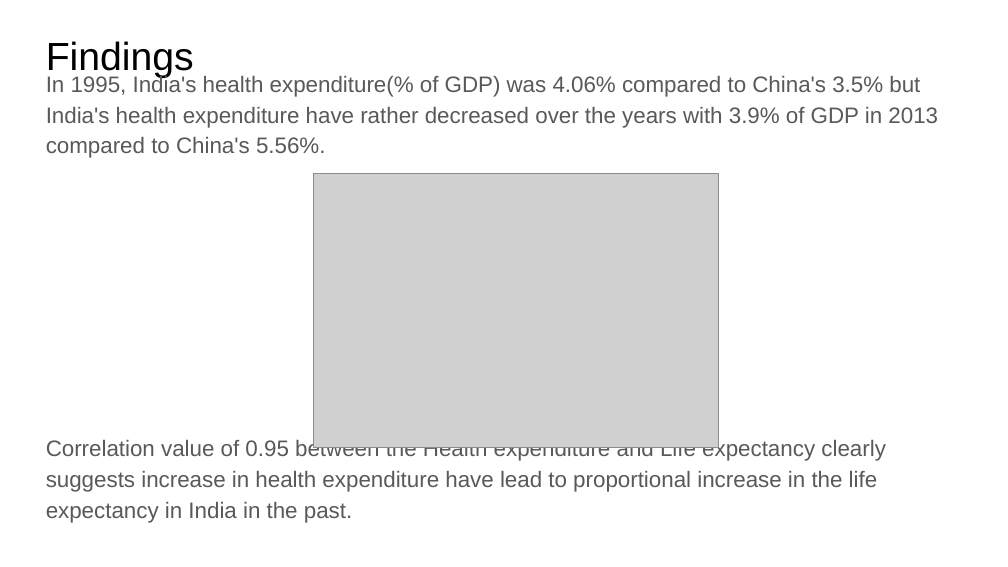
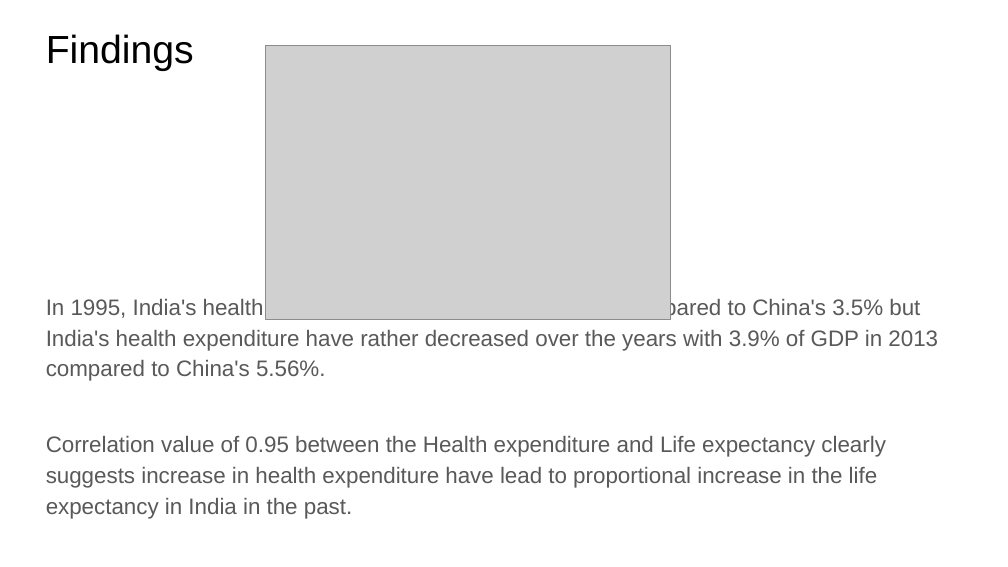
Before and after one commit to chinmay1011/DataScience, a slide deck: slide 5 of DSE 200X_ Mini Project Presentation_ChinmaySawant.pptx. Drawn at 1008x567 pixels with LibreOffice and Linux fonts; fonts in the diff are those of the drawing; grey boxes stand for pictures. Boxes give left, top, right and bottom in pixels: in the first picture for what was removed or moved away, otherwise in the second. Text is boxed around its words. In the diff, an @@ line names an element or a change of style, - is before the commit and + after.

```diff
--- a/DSE 200X_ Mini Project Presentation_ChinmaySawant.pptx
+++ b/DSE 200X_ Mini Project Presentation_ChinmaySawant.pptx
@@ title "Findings": place and size @@
-title "Findings" at <box>46,41,194,78</box>
+title "Findings" at <box>46,34,194,71</box>
@@ text "In 1995, India's health expenditure(% ..." rewrapped from <box>46,74,938,523</box> to <box>46,297,938,488</box> @@
@@ picture: place and size @@
-picture at <box>313,173,719,448</box>
+picture at <box>266,45,671,320</box>
```
Also in this commit, not shown: 3 other slides changed, 3 other files.
